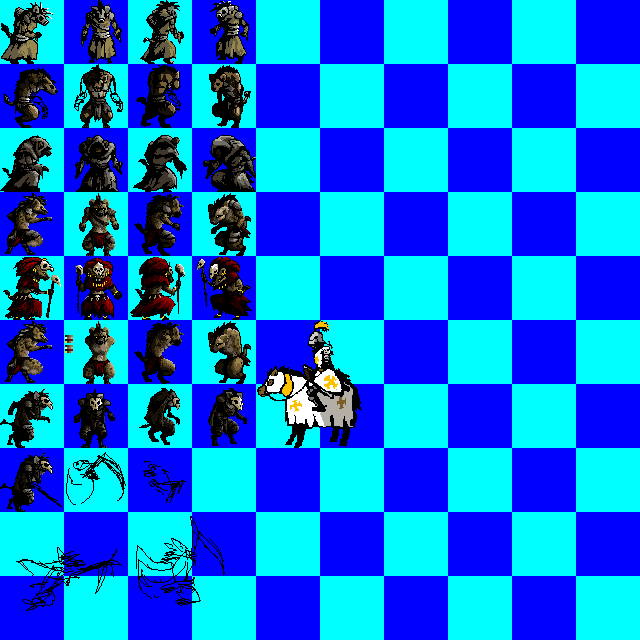
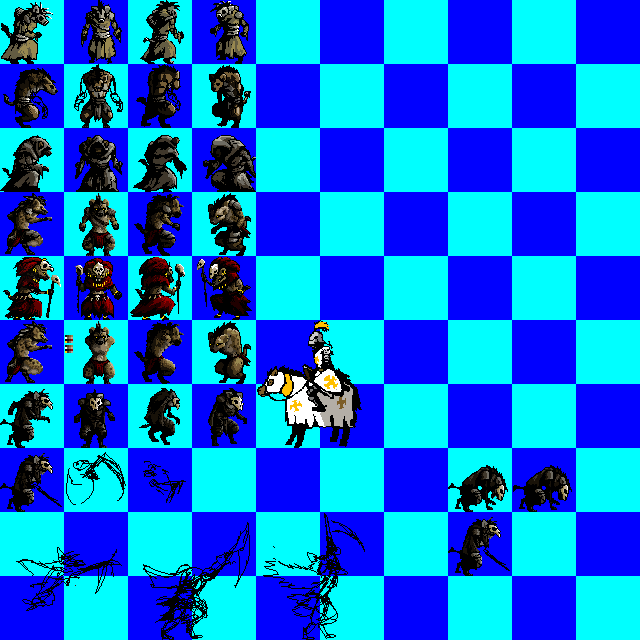
Two versions of the same layered image (640x640). Layer-by-layer changes:
painted on "torso" over (x1=15, y1=134, x2=572, y2=640)
